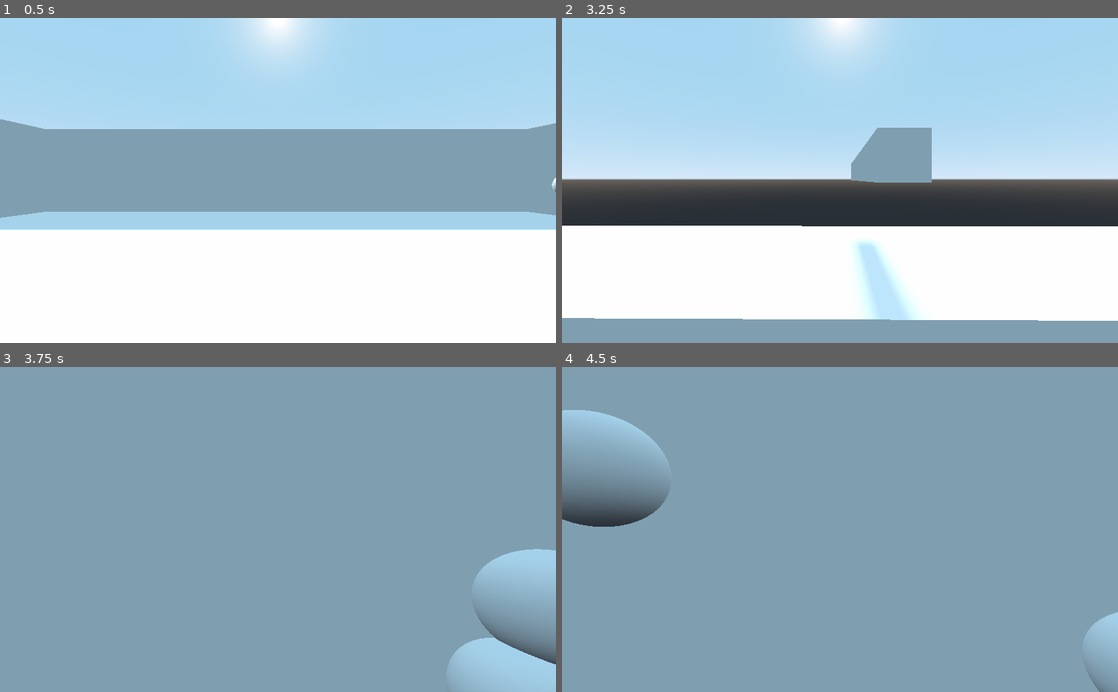
Above: before the commit, frames 1-4 (two rows, left to right).
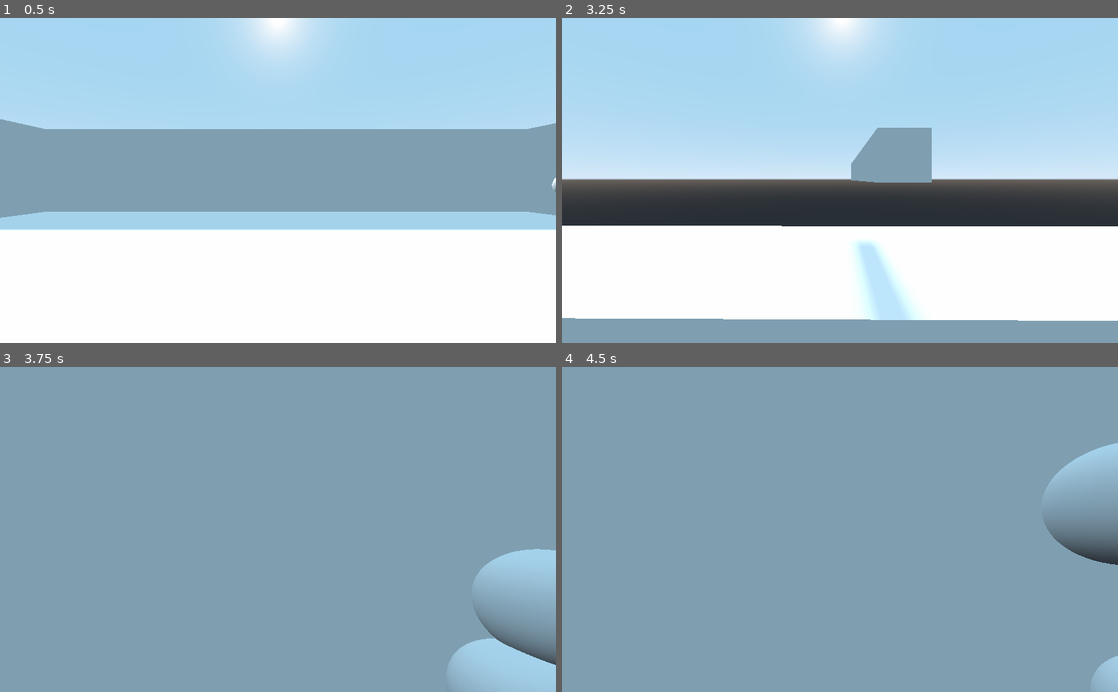
Above: after the commit, the same moments.

Repository: NickCheng0921/curveshot
Game: Godot game, scene res://Scenes/Main.tscn
Same seed, same stepped clock (60 frames per second), same inputs: the game is played once before the commit and once after it.
Inputs (mouse positions are in pixels of both pictures, inside the frame that each line leads up to):
- Up to frame 1 (0.5 s): no input
- Up to frame 2 (3.25 s): move the mouse to (867, 180) at 0.52 s; hold W (move_forward) from 0.53 s (still down); click (867, 180) at 0.6 s; tap Space (jump) at 0.77, 1.52, 3.02 s; move the mouse to (812, 180) at 1.27 s; click (812, 180) at 1.35 s; move the mouse to (851, 174) at 2.02 s; click (851, 174) at 2.1 s; move the mouse to (834, 187) at 2.77 s; click (834, 187) at 2.85 s
- Up to frame 3 (3.75 s): keep holding W (move_forward); move the mouse to (316, 532) at 3.52 s; click (316, 532) at 3.6 s
- Up to frame 4 (4.5 s): keep holding W (move_forward); tap Space (jump) at 3.77 s; move the mouse to (795, 526) at 4.27 s; click (795, 526) at 4.35 s

Frame 1 is identical in both runs. In frame 2, less than 0.1% of the frame differs, in the area x 2-86%, y 63-94%; in frame 3, less than 0.1%; in frame 4, 6.3%, in the area x 0-100%, y 13-100%.

Commit message:
Fixed issue where bullet velocity was not consistent with y rotation

Diff:
--- a/3dDemo/Scenes/Main.tscn
+++ b/3dDemo/Scenes/Main.tscn
@@ -28,7 +28,6 @@
 [node name="Main" type="Node"]
 
 [node name="Ground" type="StaticBody" parent="."]
-editor/display_folded = true
 transform = Transform( 1, 0, 0, 0, 1, 0, 0, 0, 1, 0, -1, 0 )
 collision_layer = 4
 collision_mask = 0
--- a/3dDemo/Scripts/Grav Node.gd
+++ b/3dDemo/Scripts/Grav Node.gd
@@ -1,8 +1,8 @@
 extends StaticBody
 
 #refer to grav_node.png in res://Images for basic explanation, image may be outdated
-export var zone_length := 3 #sensitivity of core on when it acts on projectile
-export var gravity := 2 #strength of force on bullet
+export var zone_length := 2 #sensitivity of core on when it acts on projectile
+export var gravity := 10 #strength of force on bullet
 onready var bullets
 onready var i := 0
 onready var grav_node = $"."
--- a/3dDemo/Scripts/Player.gd
+++ b/3dDemo/Scripts/Player.gd
@@ -67,8 +67,9 @@
 		var camera_degrees = camera.global_transform.basis.get_euler()
 
 		bullet_velocity_vec = Vector3(0, 0, -1) #forward is -z direction, since I set it up that way
+		bullet_velocity_vec = bullet_velocity_vec.rotated(x_axis, camera_degrees[0]) #account for up and down
 		bullet_velocity_vec = bullet_velocity_vec.rotated(y_axis, camera_degrees[1]) #account for left and right
-		bullet_velocity_vec = bullet_velocity_vec.rotated(x_axis, camera_degrees[0]) #account for up and down
+
 		bullet_velocity_vec *= bullet_velocity
 		bullet_instance.velocity = bullet_velocity_vec #give the bullet it's initial velocity and spawn at barrel
 		get_tree().get_root().get_node("Main/Bullets").add_child(bullet_instance)
